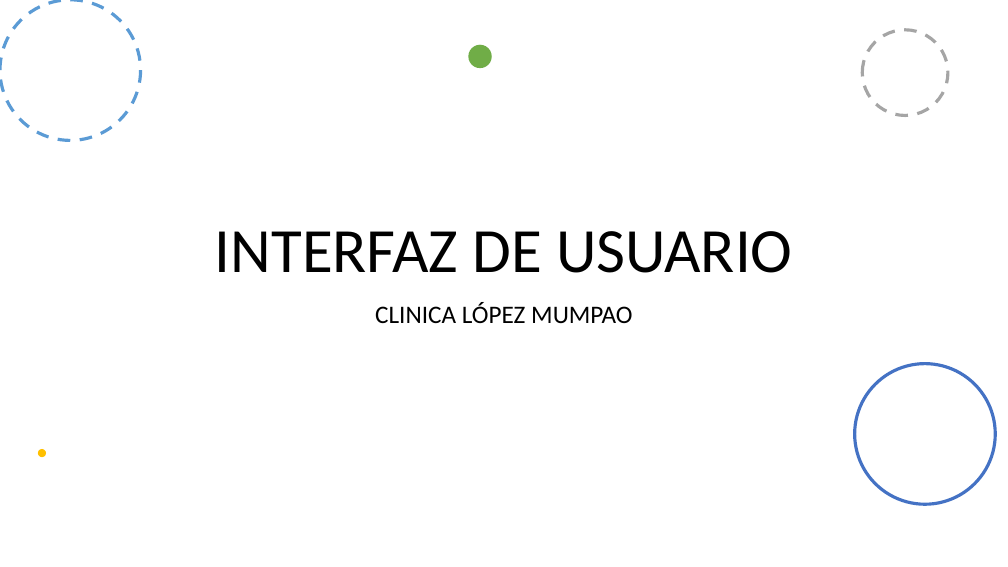
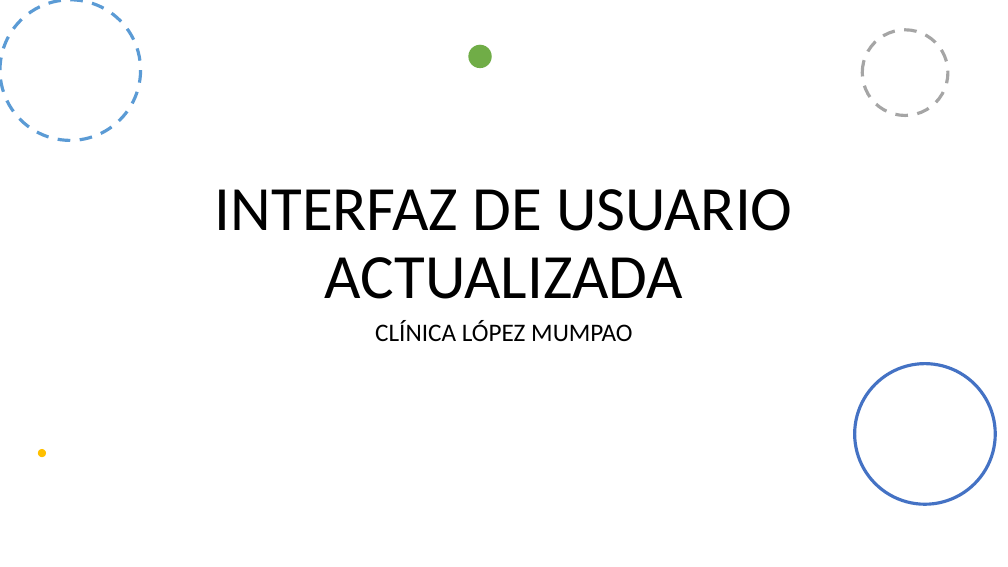
Before and after one commit to Jesusjbs/clinicaDental-ir, a slide deck: slide 1 of Presentaciones/Presentación 3.pptx. Drawn at 1008x567 pixels with LibreOffice and Linux fonts; fonts in the diff are those of the drawing. Boxes give left, top, right and bottom in pixels: in the first picture for what was removed or moved away, otherwise in the second. Text is boxed around its words. In the diff, an @@ line names an element or a change of style, - is before the commit and + after.

```diff
--- a/Presentaciones/Presentación 3.pptx
+++ b/Presentaciones/Presentación 3.pptx
@@ title at box(215, 189, 792, 299): text changed @@
-INTERFAZ DE USUARIO
+INTERFAZ DE USUARIO
+ACTUALIZADA
@@ subtitle at box(375, 321, 632, 341): text changed @@
-CLINICA LÓPEZ MUMPAO
+CLÍNICA LÓPEZ MUMPAO
```
Also in this commit, not shown: 5 other files.
